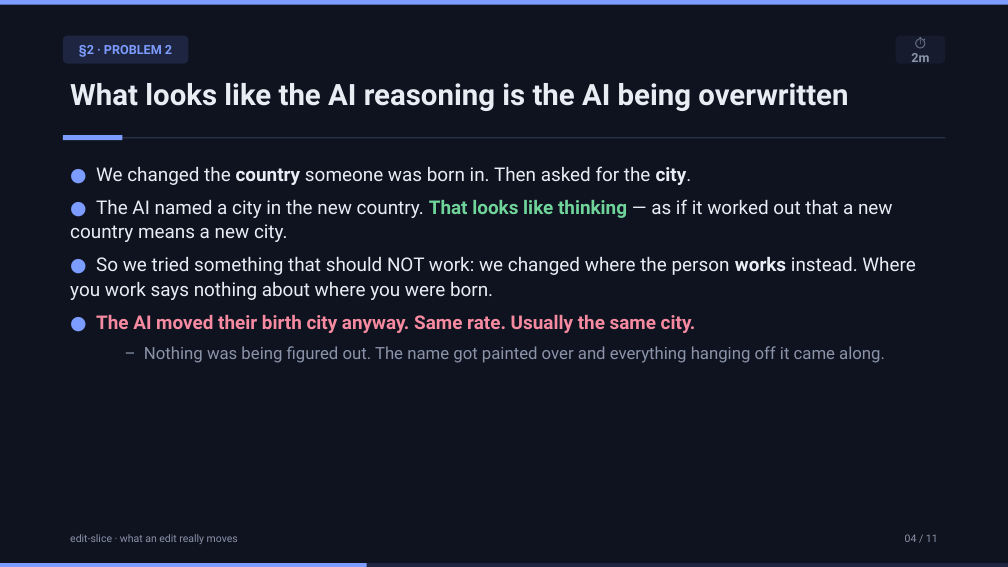
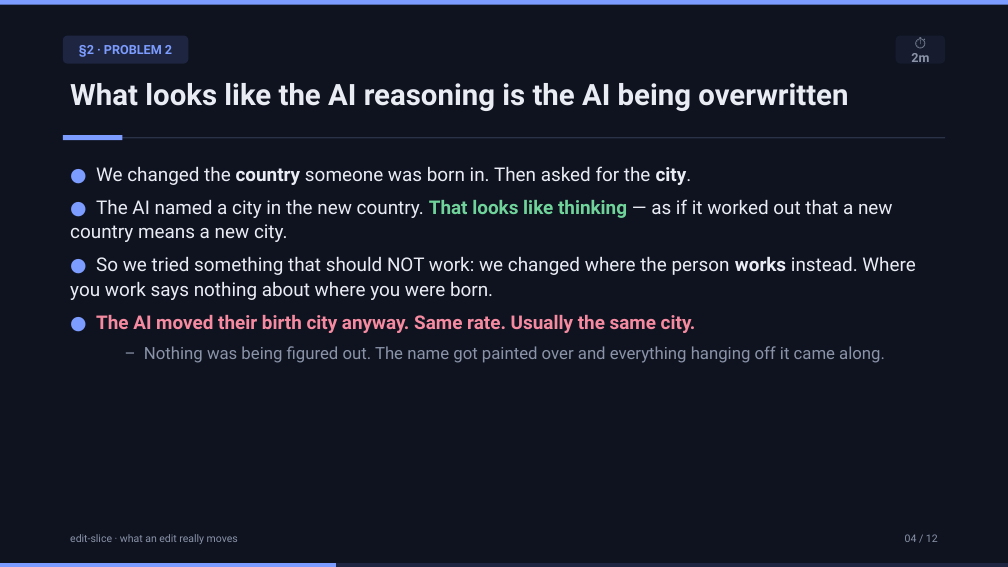
Before and after one commit to Rubix982/open-concept-lab, a slide deck: slide 4 of ai/edit-slice/presentation/DECK.pptx. Drawn at 1008x567 pixels with LibreOffice and Linux fonts; fonts in the diff are those of the drawing. Boxes give left, top, right and bottom in pixels: in the first picture for what was removed or moved away, otherwise in the second. Text is boxed around its words. In the diff, an @@ line names an element or a change of style, - is before the commit and + after.

```diff
--- a/ai/edit-slice/presentation/DECK.pptx
+++ b/ai/edit-slice/presentation/DECK.pptx
@@ text at [905,534,938,542]: text changed @@
-04 / 11
+04 / 12
@@ rectangle: place and size @@
-rectangle at [0,563,367,567]
+rectangle at [0,563,336,567]
```
Also in this commit, not shown: 9 other slides changed, 1 slide added, 3 other files.
